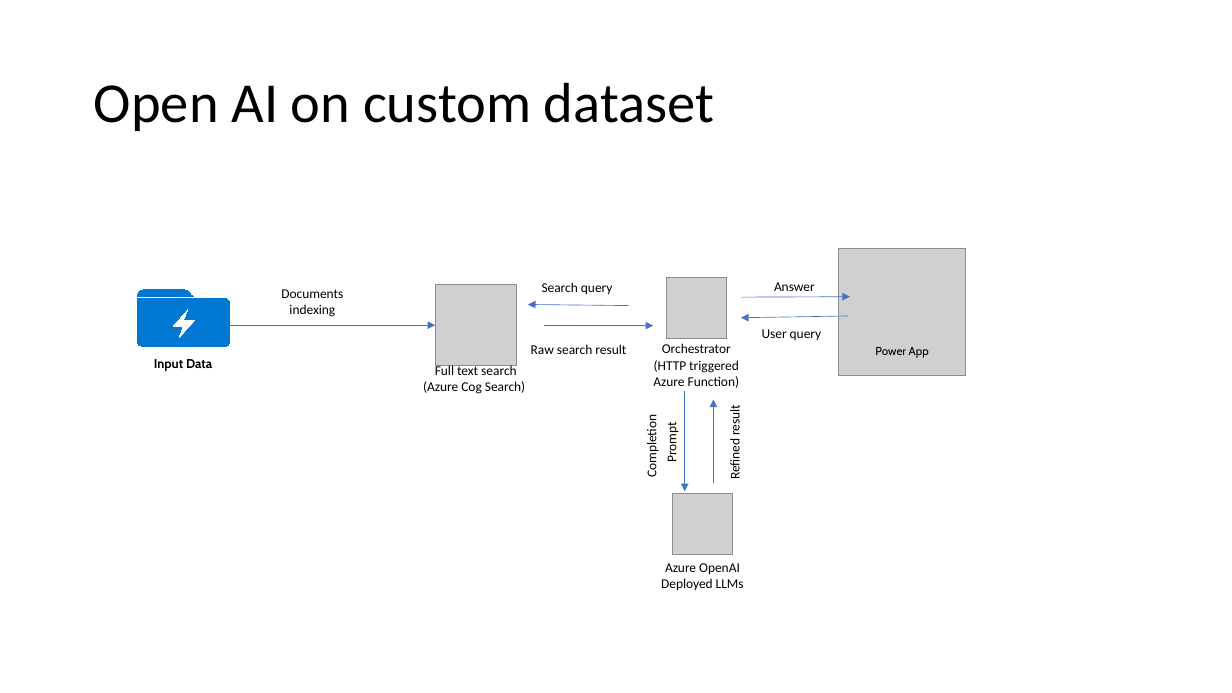
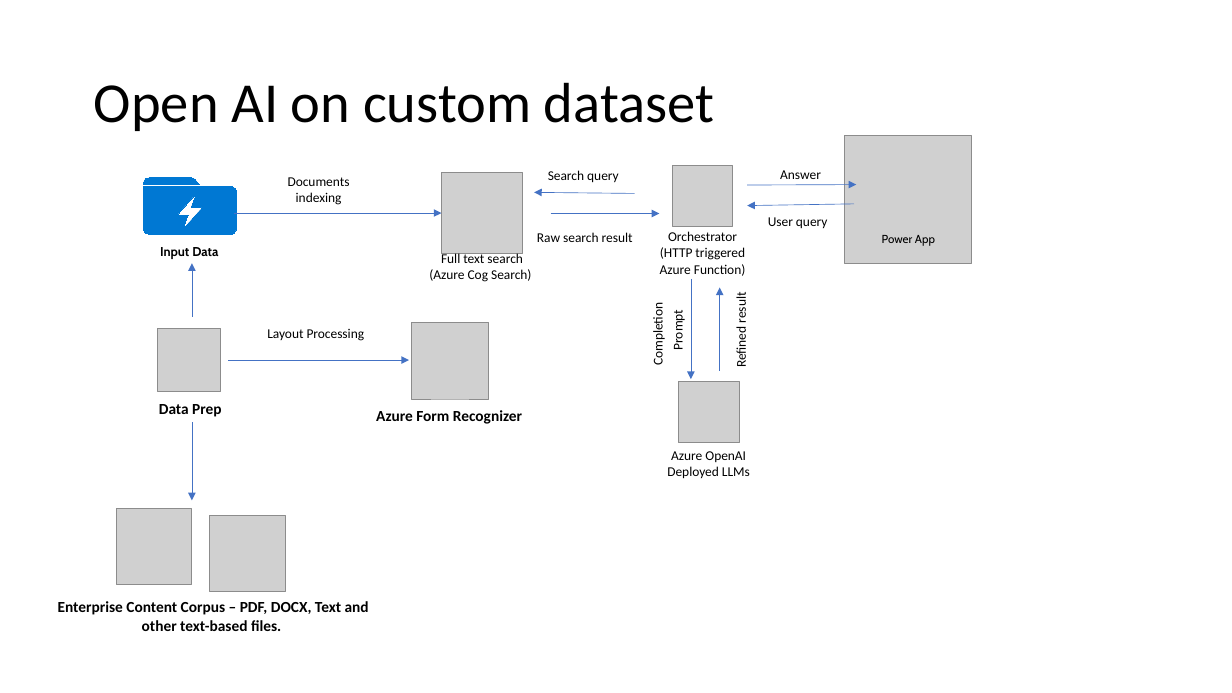
Before and after one commit to microsoft/OpenAIWorkshop, a slide deck: slide 3 of documents/architectures.pptx. Drawn at 1232x693 pixels with LibreOffice and Linux fonts; fonts in the diff are those of the drawing; grey boxes stand for pictures. Boxes give left, top, right and bottom in pixels: in the first picture for what was removed or moved away, otherwise in the second. Text is boxed around its words. In the diff, an @@ line names an element or a change of style, - is before the commit and + after.

```diff
--- a/documents/architectures.pptx
+++ b/documents/architectures.pptx
@@ 2 pictures, 1 text, 1 freeform shape, 1 arrow: place and size @@
-2 pictures, 1 text, 1 freeform shape, 1 arrow at box(138, 249, 966, 478)
+2 pictures, 1 text, 1 freeform shape, 1 arrow at box(143, 136, 972, 366)
@@ arrow added from (192, 317) to (192, 263), #4472C4 0.5 pt @@
@@ 12 texts, 6 arrows, 2 pictures: place and size @@
-12 texts, 6 arrows, 2 pictures at box(154, 282, 929, 591)
+12 texts, 6 arrows, 2 pictures at box(160, 170, 935, 479)
@@ picture added at box(158, 328, 222, 392) @@
@@ text added at box(267, 329, 365, 341), 10.5 pt, text #000000 @@
+Layout Processing
@@ picture added at box(411, 323, 488, 399) @@
@@ arrow added from (228, 360) to (409, 360), #4472C4 0.5 pt @@
@@ text added at box(159, 404, 221, 417), 12 pt, text #000000, bold @@
+Data Prep
@@ text added at box(376, 410, 522, 424), 12 pt, text #000000, bold @@
+Azure Form Recognizer
@@ arrow added from (192, 422) to (192, 501), #4472C4 0.5 pt @@
@@ picture added at box(116, 509, 192, 585) @@
@@ picture added at box(210, 516, 286, 592) @@
@@ text added at box(58, 601, 369, 631), 12 pt, text #000000, bold @@
+Enterprise Content Corpus – PDF, DOCX, Text and other text-based files.
```
Also in this commit, not shown: 6 other files.
